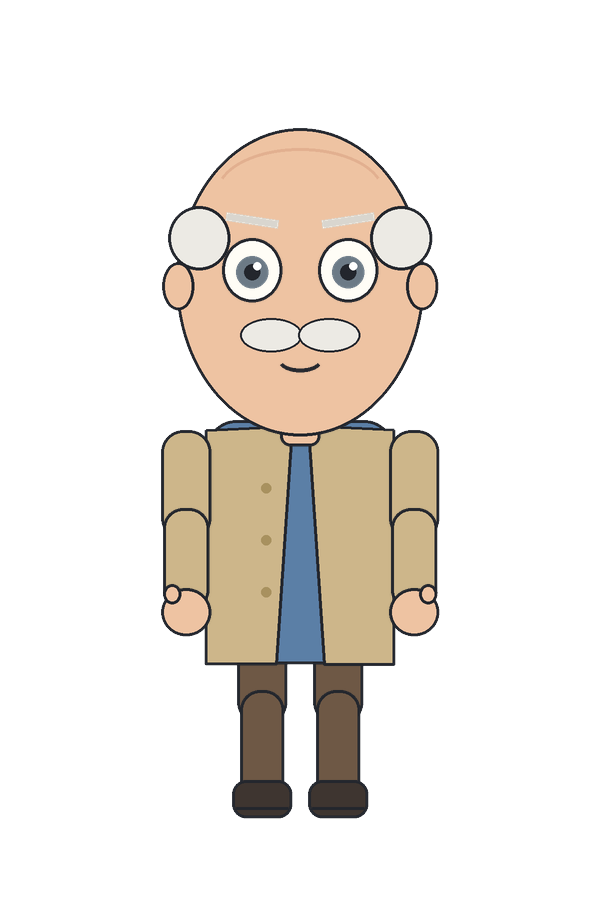
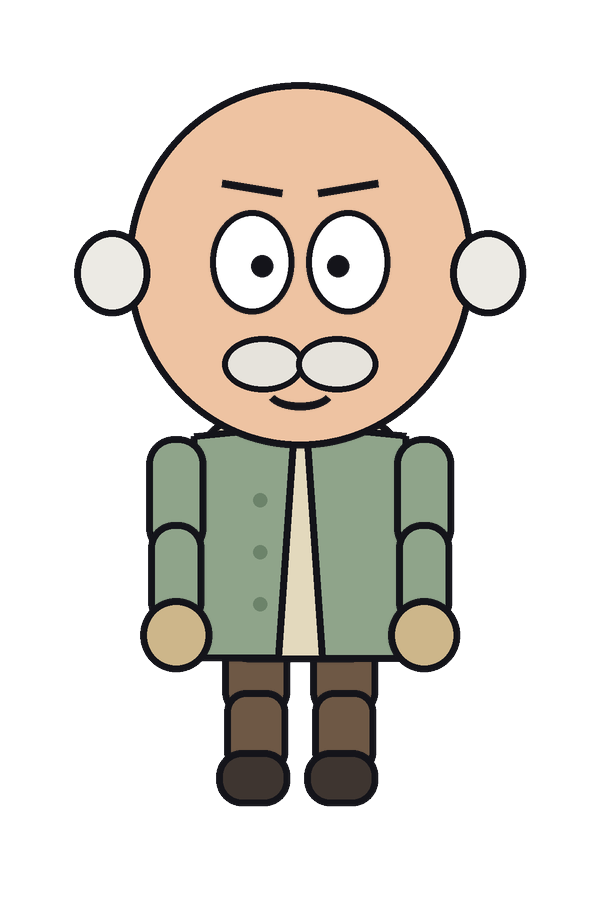
Comparing the layer stacks of the two 600 x 900 images. Changes:
painted on "Suu lepo" over [left=267, top=361, right=334, bottom=413]
painted on "Vasen kulmakarva" over [left=315, top=177, right=382, bottom=231]
painted on "Vasen pupilli" over [left=324, top=252, right=367, bottom=291]
painted on "Vasen silmä" over [left=304, top=207, right=393, bottom=317]
painted on "Oikea kulmakarva" over [left=219, top=177, right=286, bottom=231]
painted on "Oikea pupilli" over [left=233, top=252, right=276, bottom=291]
painted on "Oikea silmä" over [left=207, top=207, right=297, bottom=317]
painted on "Pää" (2nd of 2, in "Pää") over [left=74, top=82, right=527, bottom=451]
painted on "Vasen kämmen" over [left=385, top=581, right=461, bottom=673]
painted on "Vasen kyynärvarsi" over [left=388, top=505, right=455, bottom=631]
painted on "Vasen olkavarsi" over [left=386, top=427, right=455, bottom=559]
painted on "Oikea kämmen" over [left=140, top=581, right=215, bottom=673]
painted on "Oikea kyynärvarsi" over [left=145, top=505, right=212, bottom=631]
painted on "Oikea olkavarsi" over [left=146, top=427, right=214, bottom=559]
painted on "Vartalo" (2nd of 2, in "Vartalo") over [left=187, top=409, right=413, bottom=669]
painted on "Vasen kenkä" over [left=304, top=747, right=379, bottom=819]
painted on "Vasen sääri" over [left=309, top=687, right=379, bottom=803]
painted on "Vasen reisi" over [left=307, top=615, right=381, bottom=727]
painted on "Oikea kenkä" over [left=216, top=747, right=293, bottom=819]
painted on "Oikea sääri" over [left=221, top=687, right=291, bottom=803]
painted on "Oikea reisi" over [left=219, top=615, right=293, bottom=727]
